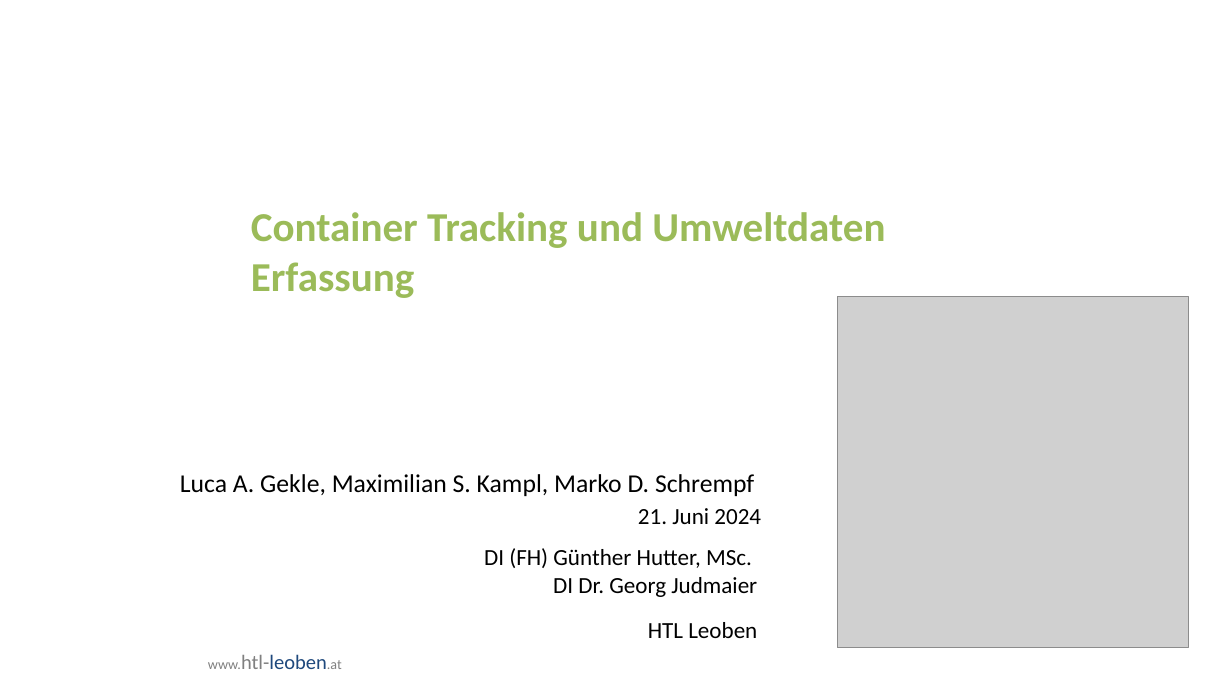
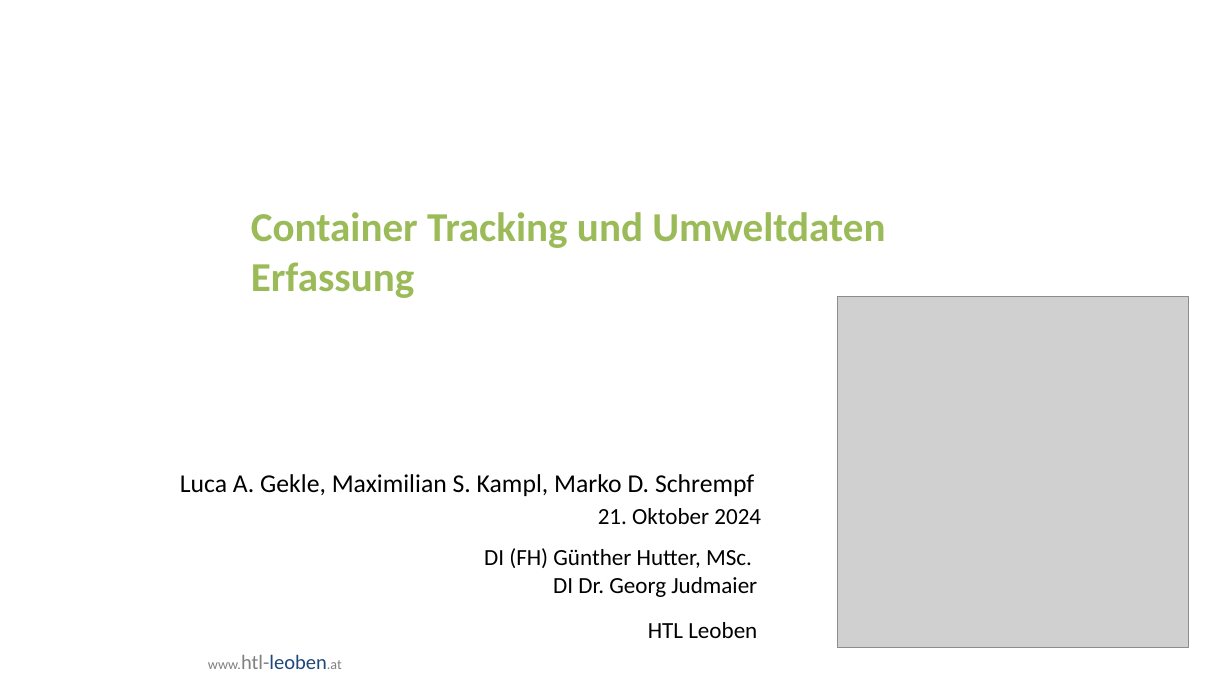
Before and after one commit to bitsneak/Contrude, a slide deck: slide 1 of Diplomarbeit/doc/Presentations/DA-Präsentation2024_Erstpräsentation.pptx. Drawn at 1232x693 pixels with LibreOffice and Linux fonts; fonts in the diff are those of the drawing; grey boxes stand for pictures; background and template pictures are left out. Boxes give left, top, right and bottom in pixels: in the first picture for what was removed or moved away, otherwise in the second. Text is boxed around its words. In the diff, an @@ line names an element or a change of style, - is before the commit and + after.

Commit message:
Updated DA-Presentation & Changed pricing

```diff
--- a/Diplomarbeit/doc/Presentations/DA-Präsentation2024_Erstpräsentation.pptx
+++ b/Diplomarbeit/doc/Presentations/DA-Präsentation2024_Erstpräsentation.pptx
@@ text at (x1=598, y1=508, x2=761, y2=524): text changed @@
-21. Juni 2024
+21. Oktober 2024
```
Also in this commit, not shown: 2 other files.
